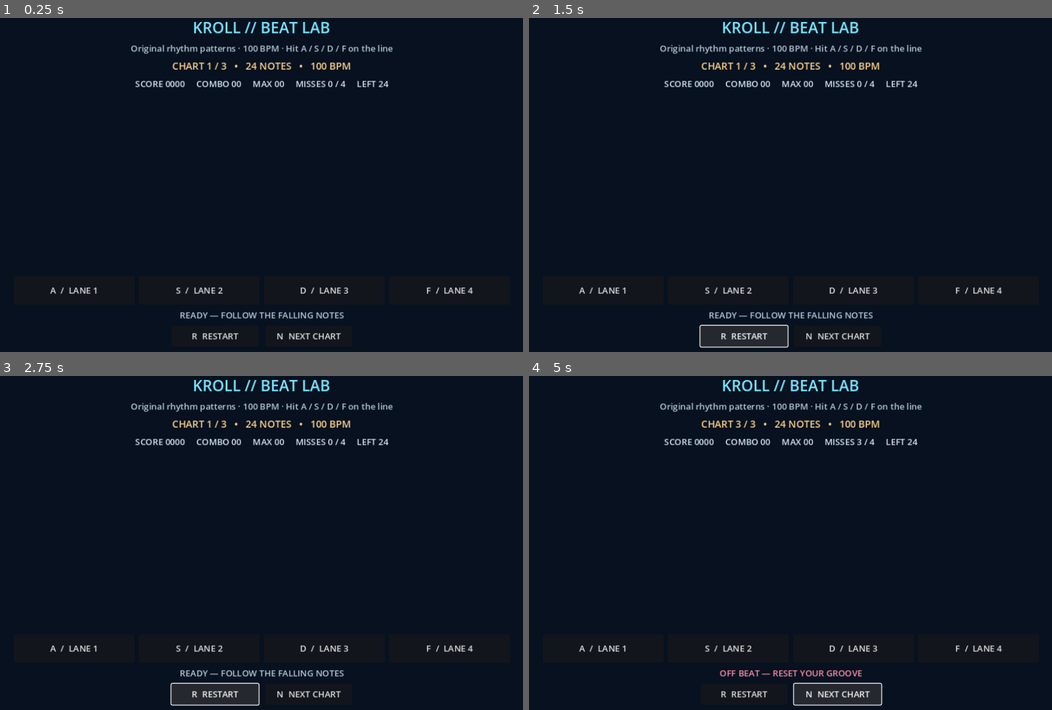
Above: before the commit, frames 1-4 (two rows, left to right).
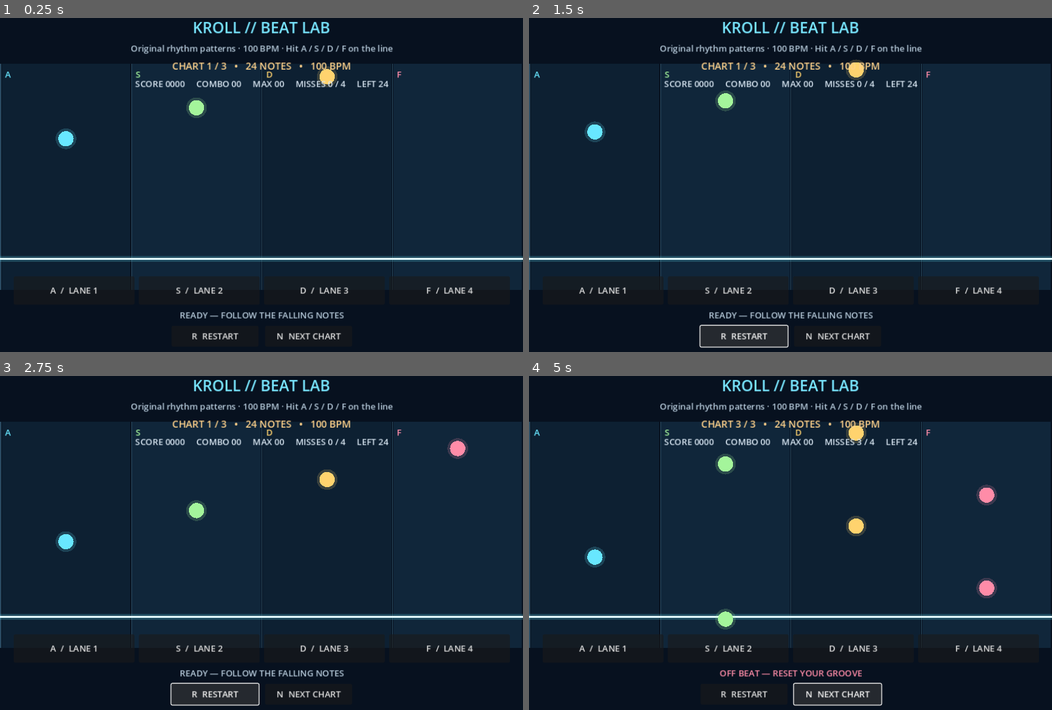
Above: after the commit, the same moments.

Repository: qaqp980520-prog/2126-Survival
Game: Godot game, scene res://main.tscn
Same seed, same stepped clock (60 frames per second), same inputs: the game is played once before the commit and once after it.
Inputs:
- Up to frame 1 (0.25 s): no input
- Up to frame 2 (1.5 s): click "R RESTART" at 0.5 s; click "R RESTART" at 1.25 s
- Up to frame 3 (2.75 s): click "R RESTART" at 2 s
- Up to frame 4 (5 s): click "N NEXT CHART" at 2.75 s; click "N NEXT CHART" at 3.5 s; tap A at 4.25 s; hold D from 4.28 s (still down); tap F at 4.35 s

The runs differ from the first frame. In frame 1, 33% of the frame differs, in the area x 0-100%, y 13-82%; in frame 2, 33%; in frame 3, 33%; in frame 4, 33%.

Commit message:
Keep rhythm playfield visible behind controls

Diff:
--- a/daily_games/KROLL_Beat_Lab/main.gd
+++ b/daily_games/KROLL_Beat_Lab/main.gd
@@ -80,13 +80,6 @@
 	restart_chart()
 
 func _build_ui() -> void:
-	var background := ColorRect.new()
-	background.name = "Background"
-	background.color = Color("#07111f")
-	background.set_anchors_and_offsets_preset(Control.PRESET_FULL_RECT)
-	background.mouse_filter = Control.MOUSE_FILTER_IGNORE
-	add_child(background)
-
 	var margin := MarginContainer.new()
 	margin.name = "PageMargin"
 	margin.set_anchors_and_offsets_preset(Control.PRESET_FULL_RECT)
